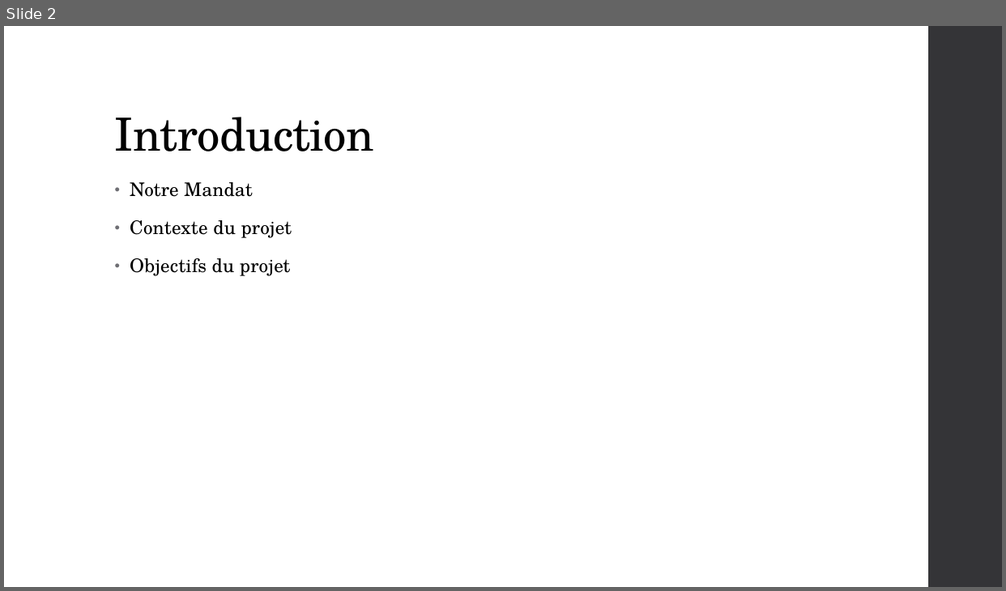
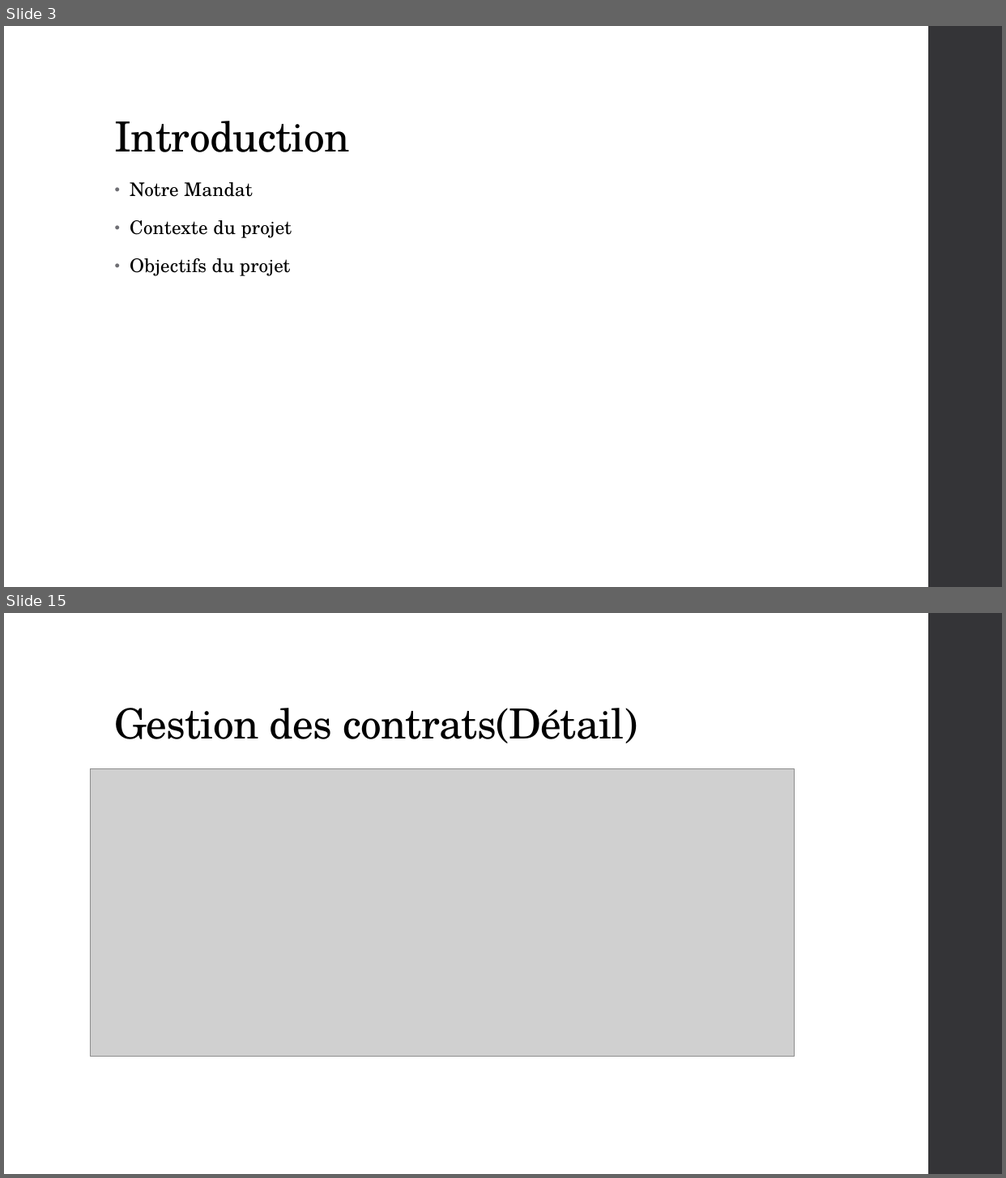
Before and after one commit to qwertyuu/Projet_fin_etudes_2016-2017, a slide deck: Gestion de projet/Présentations/PowerPoint.pptx. Shown one above the other, each under a label of ours: slide 2 before the commit, slides 3 and 15 after it; the slides between them are not shown. The pictures are 1006x591 and 1006x1178 pixels, drawn with LibreOffice and Linux fonts; fonts in the diff are those of the drawing; grey boxes stand for pictures. Boxes give left, top, right and bottom in pixels: in the first picture for what was removed or moved away, otherwise in the second. Text is boxed around its words. In the diff, an @@ line names an element or a change of style, - is before the commit and + after.

```diff
--- a/Gestion de projet/Présentations/PowerPoint.pptx
+++ b/Gestion de projet/Présentations/PowerPoint.pptx
@@ slide 15 added at (x1=4, y1=613, x2=1002, y2=1174), background #FFFFFF; not listed: 1 template element that a slide beside it also shows @@
@@ title added at (x1=115, y1=708, x2=637, y2=743), 40 pt, text #000000 @@
+Gestion des contrats(Détail)
@@ picture added at (x1=90, y1=769, x2=794, y2=1057) @@
@@ what was slide 2 is now slide 3 @@
@@ slide 3 changed as well @@
@@ title "Introduction" at (x1=115, y1=121, x2=350, y2=152): size 44 to 40 pt @@
```
Also in this commit, not shown: 1 other slide changed, 15 other slides added, 2 slides removed, 4 other files.
